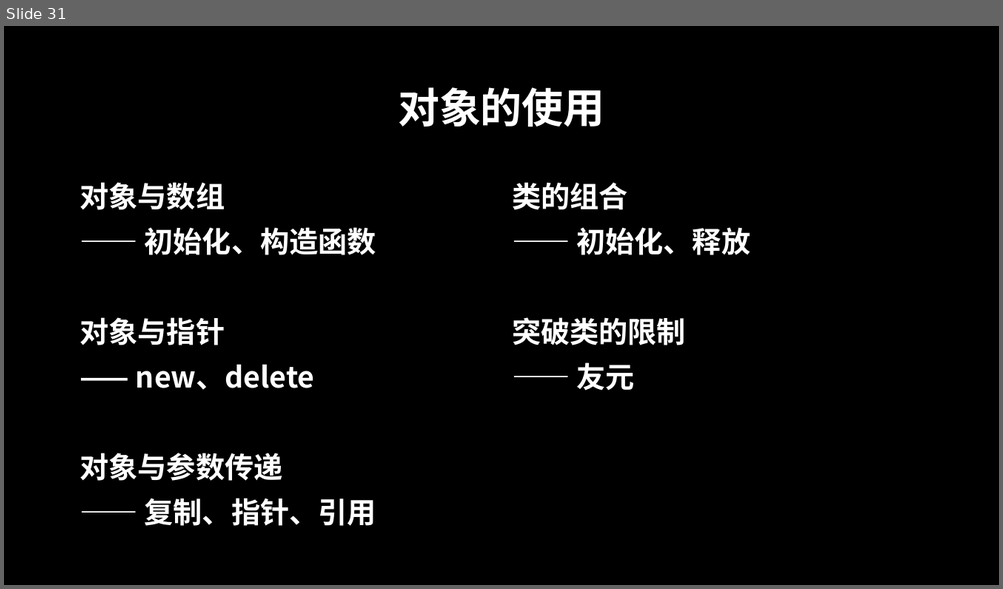
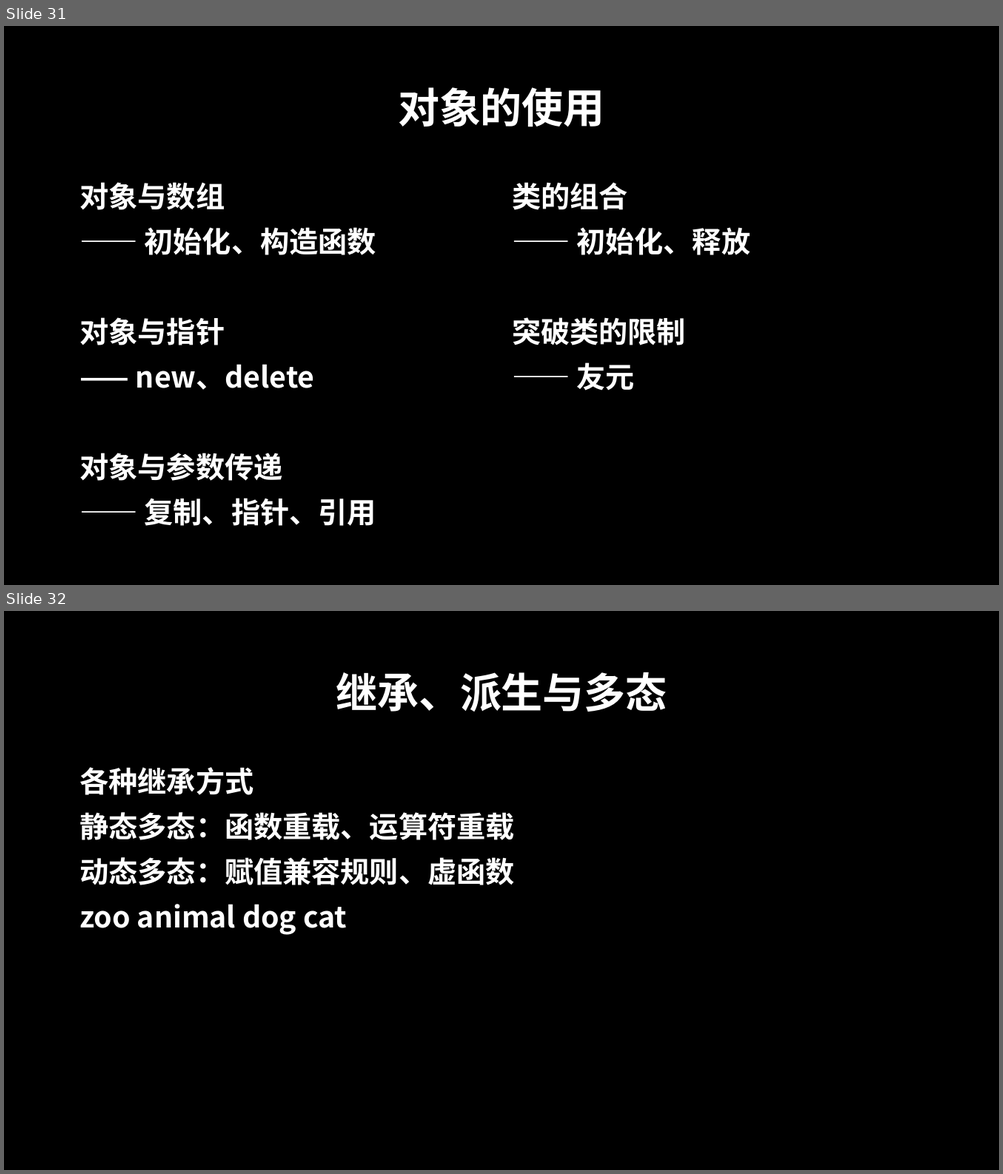
Before and after one commit to MisterFishing/cpp, a slide deck: index.pptx. Shown one above the other, each under a label of ours: slide 31 before the commit, slides 31 and 32 after it. The pictures are 1003x589 and 1003x1174 pixels, drawn with LibreOffice and Linux fonts; fonts in the diff are those of the drawing; background and template pictures are left out. Boxes give left, top, right and bottom in pixels: in the first picture for what was removed or moved away, otherwise in the second. Text is boxed around its words. In the diff, an @@ line names an element or a change of style, - is before the commit and + after.

```diff
--- a/index.pptx
+++ b/index.pptx
@@ slide 32 added at [4,611,999,1170], background picture (left out) @@
@@ title added at [336,672,667,712], 40 pt, text #FFFFFF, bold @@
+继承、派生与多态
@@ text added at [79,767,514,935], 28 pt, text #FFFFFF, bold @@
+各种继承方式
+静态多态：函数重载、运算符重载
+动态多态：赋值兼容规则、虚函数
+zoo animal dog cat
```
Also in this commit, not shown: 1 other slide added, 44 other files.
